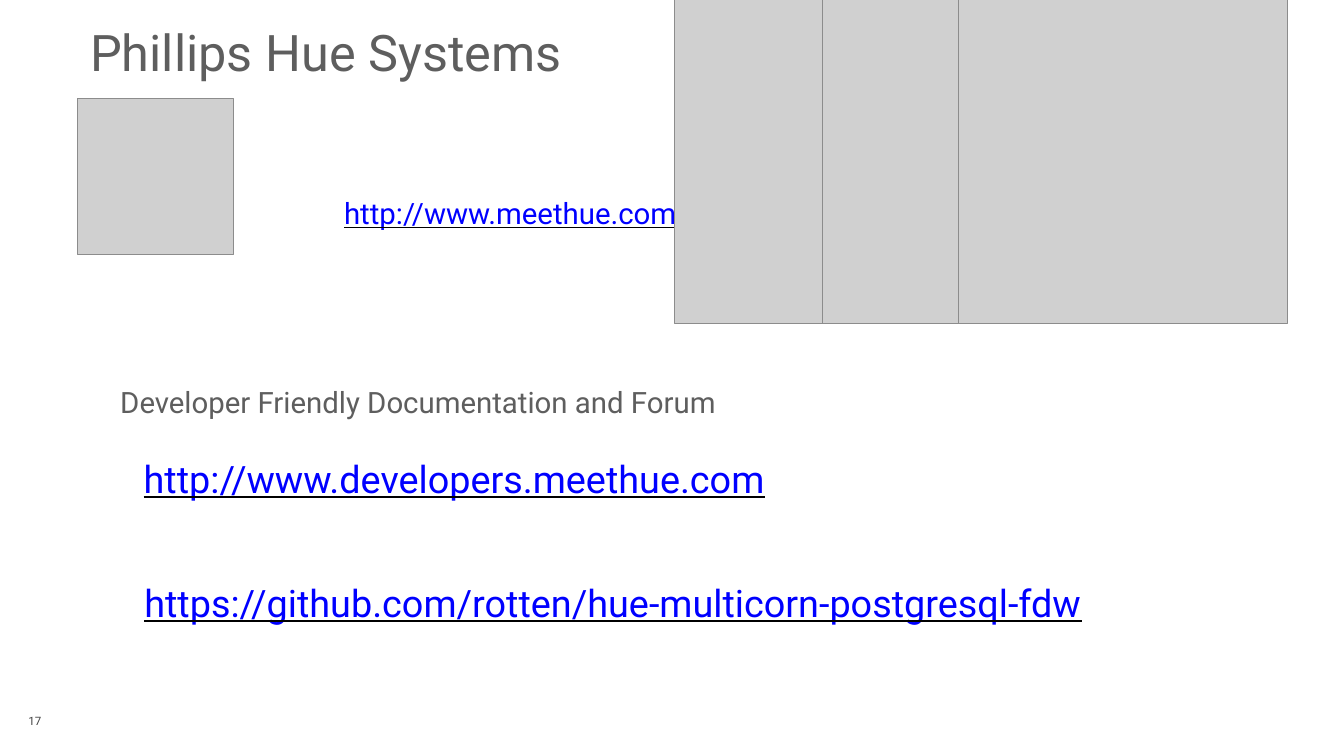
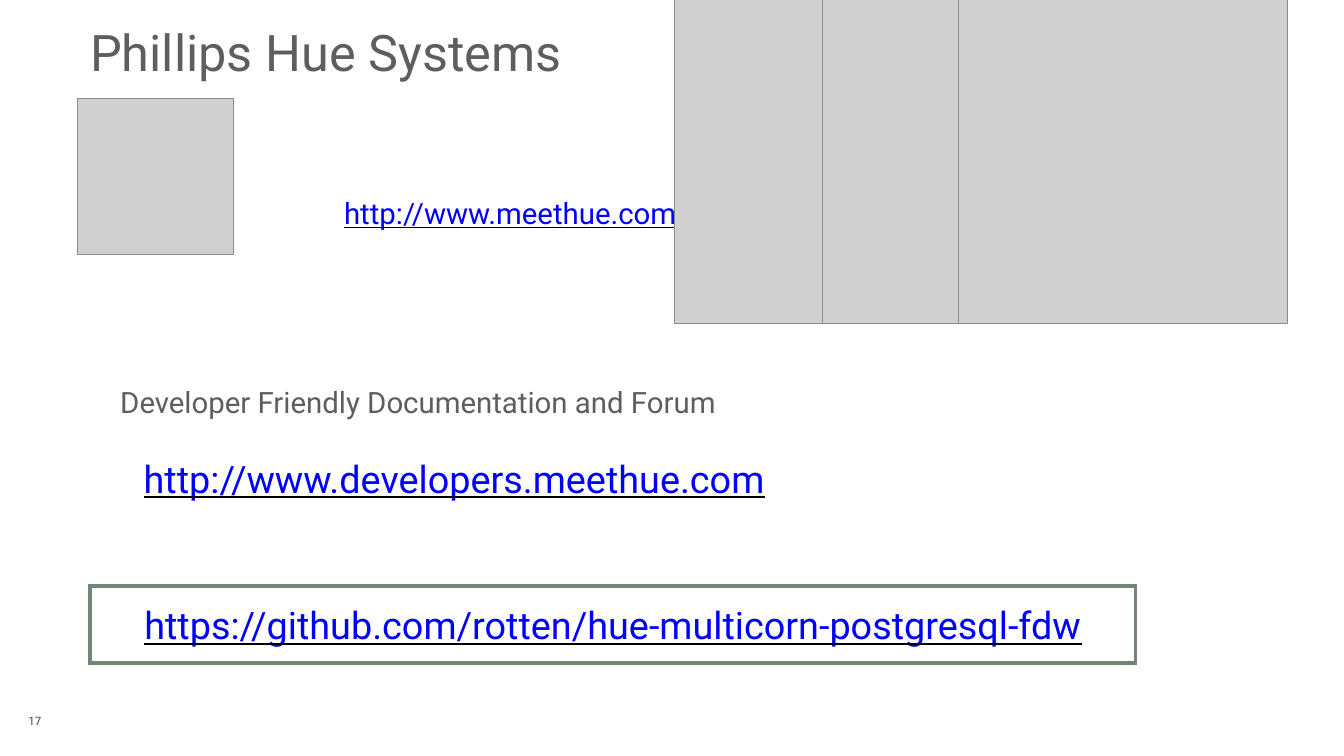
Before and after one commit to rotten/hue-multicorn-postgresql-fdw, a slide deck: slide 17 of extra/Database_Of_Things_PGConf_US_2015.pptx. Drawn at 1344x756 pixels with LibreOffice and Linux fonts; fonts in the diff are those of the drawing; grey boxes stand for pictures; background and template pictures are left out. Boxes give left, top, right and bottom in pixels: in the first picture for what was removed or moved away, otherwise in the second. Text is boxed around its words. In the diff, an @@ line names an element or a change of style, - is before the commit and + after.

```diff
--- a/extra/Database_Of_Things_PGConf_US_2015.pptx
+++ b/extra/Database_Of_Things_PGConf_US_2015.pptx
@@ rectangle "https://github.com/rotten/hue-multicorn-postgresql-fdw": place and size @@
-rectangle "https://github.com/rotten/hue-multicorn-postgresql-fdw" at <box>144,588,1081,625</box>
+rectangle "https://github.com/rotten/hue-multicorn-postgresql-fdw" at <box>90,586,1135,663</box>
@@ rectangle "https://github.com/rotten/hue-multicorn-postgresql-fdw" at <box>90,586,1135,663</box>: outline none to #718674 3.5 pt @@
```
Also in this commit, not shown: 14 other slides changed, 2 slides added, 2 other files.
